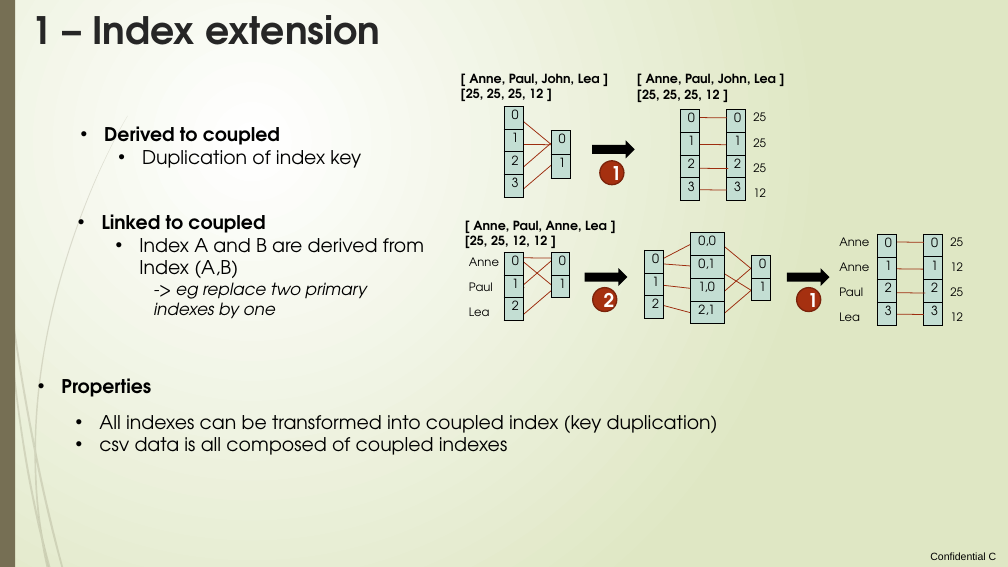
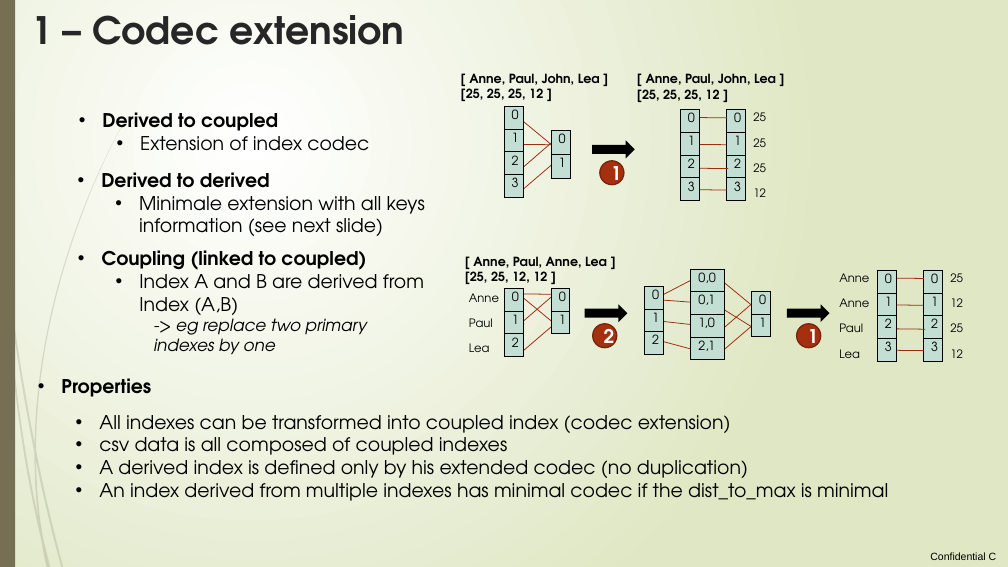
Before and after one commit to loco-philippe/Environmental-Sensing, a slide deck: slide 8 of documentation/ilist_technical.pptx. Drawn at 1008x567 pixels with LibreOffice and Linux fonts; fonts in the diff are those of the drawing. Boxes give left, top, right and bottom in pixels: in the first picture for what was removed or moved away, otherwise in the second. Text is boxed around its words. In the diff, an @@ line names an element or a change of style, - is before the commit and + after.

```diff
--- a/documentation/ilist_technical.pptx
+++ b/documentation/ilist_technical.pptx
@@ title at <box>31,15,405,45</box>: text changed @@
-1 – Index extension
+1 – Codec extension
@@ text "Derived to coupled": place and size @@
-text "Derived to coupled" at <box>104,126,361,168</box>
+text "Derived to coupled" at <box>102,112,369,151</box>
@@ text at <box>140,136,369,151</box>: text changed @@
-  • Duplication of index key
+  • Extension of index codec
@@ text added at <box>101,172,425,236</box>, 18 pt, text #000000 @@
+• Derived to derived
+  • Minimale extension with all keys information (see next slide)
@@ text at <box>102,250,366,270</box>: text changed @@
-• Linked to coupled
+• Coupling (linked to coupled)
@@ 12 arrows, 7 tables, 5 texts, 4 lines, 2 ellipses, 2 right arrows: place and size @@
-12 arrows, 7 tables, 5 texts, 4 lines, 2 ellipses, 2 right arrows at <box>102,214,963,325</box>
+12 arrows, 7 tables, 5 texts, 4 lines, 2 ellipses, 2 right arrows at <box>102,250,963,361</box>
@@ text at <box>99,415,731,433</box>: text changed @@
-  • All indexes can be transformed into coupled index (key duplication)
+  • All indexes can be transformed into coupled index (codec extension)
@@ text at <box>99,460,888,501</box>: paragraphs added @@
+  • A derived index is defined only by his extended codec (no duplication)
+  • An index derived from multiple indexes has minimal codec if the dist_to_max is minimal
```
Also in this commit, not shown: 7 other slides changed, 3 slides added, 2 other files.
